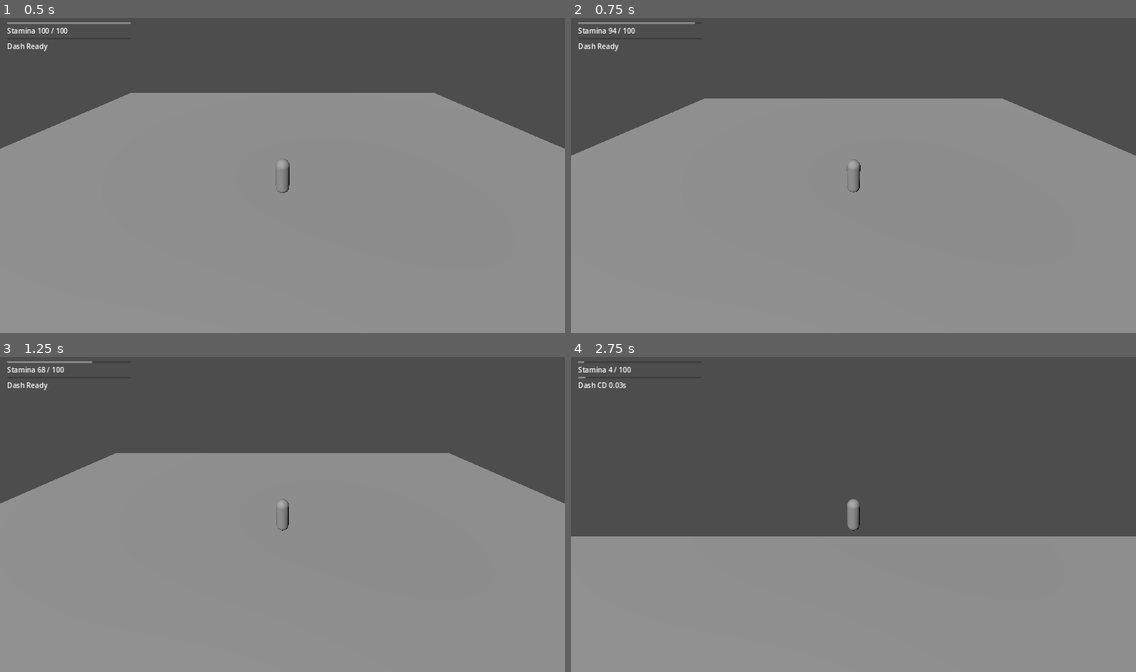
Above: before the commit, frames 1-4 (two rows, left to right).
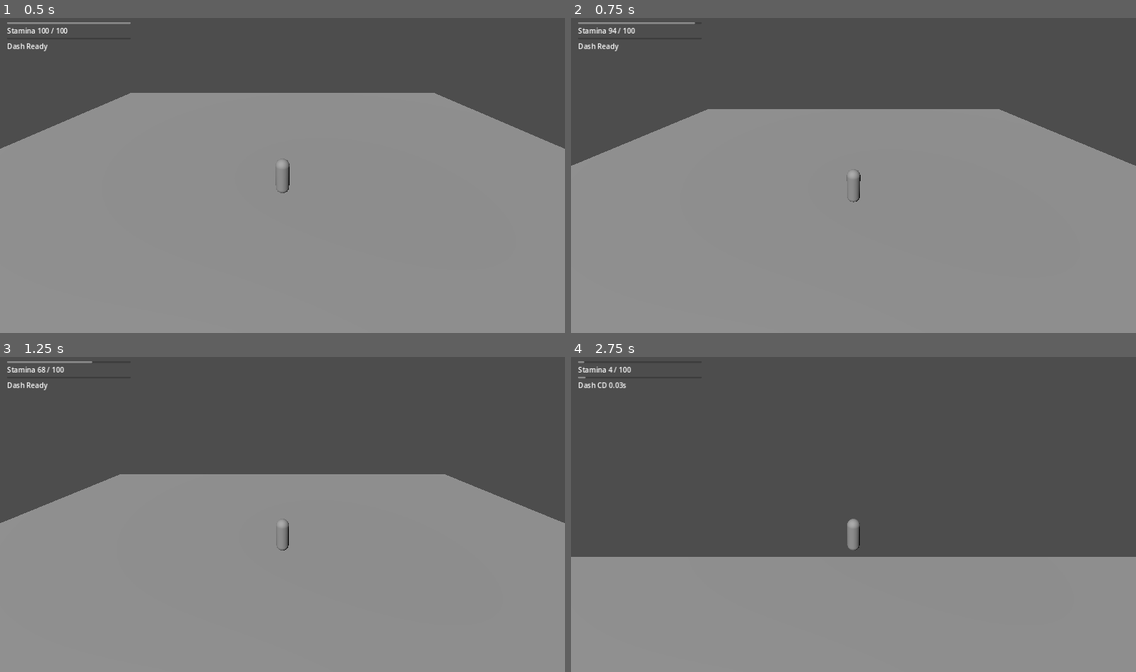
Above: after the commit, the same moments.

Repository: thegoatleroyjenkins/arpg-game
Game: Godot game, scene res://prototype3d/main_3d.tscn
Two runs of this game, one before a commit and one after it. Both use one fixed random seed, a clock stepped at 60 frames per second and the inputs below. This scene is started directly instead of the project's main scene.
Inputs (mouse positions are in pixels of both pictures, inside the frame that each line leads up to):
- Up to frame 1 (0.5 s): no input
- Up to frame 2 (0.75 s): tap Enter (ui_accept) at 0.5 s; move the mouse to (881, 172) at 0.52 s; hold W (move_up) from 0.53 s (still down); hold Shift (sprint) from 0.53 s (still down)
- Up to frame 3 (1.25 s): keep holding W (move_up); keep holding Shift (sprint); tap Space (jump) at 0.77 s
- Up to frame 4 (2.75 s): keep holding W (move_up); move the mouse to (825, 514) at 1.27 s; release Shift (sprint) at 1.28 s; click (825, 514) at 1.35 s; tap Space (jump) at 1.52 s; tap Shift (sprint) at 1.55 s; move the mouse to (864, 508) at 2.02 s; hold Shift (sprint) from 2.03 s (still down); tap Q (dash) at 2.1 s

Frame 1 is identical in both runs. In frame 2, 3.5% of the frame differs, in the area x 0-100%, y 25-59%; in frame 3, 6.9%, in the area x 0-100%, y 30-62%; in frame 4, 6.6%.

Commit message:
Add data-driven velocity look-ahead camera for 3D prototype

Diff:
--- a/prototype3d/default_player_tuning_3d.tres
+++ b/prototype3d/default_player_tuning_3d.tres
@@ -38,3 +38,5 @@
 camera_fov_speed_bonus = 5.5
 camera_fov_dash_bonus = 3.0
 camera_fov_smooth = 10.0
+camera_look_ahead_distance = 2.25
+camera_look_ahead_smooth = 8.0
--- a/prototype3d/player_3d.gd
+++ b/prototype3d/player_3d.gd
@@ -22,6 +22,7 @@
 var sprint_blend: float = 0.0
 var coyote_time_left: float = 0.0
 var jump_buffer_left: float = 0.0
+var camera_look_ahead: Vector3 = Vector3.ZERO
 
 func _ready() -> void:
 	look_target = global_position
@@ -114,8 +115,8 @@
 		else:
 			_regen_stamina(delta, is_moving)
 
-		var ramp_up := max(0.01, tuning.sprint_ramp_up_per_second)
-		var ramp_down := max(0.01, tuning.sprint_ramp_down_per_second)
+		var ramp_up: float = max(0.01, tuning.sprint_ramp_up_per_second)
+		var ramp_down: float = max(0.01, tuning.sprint_ramp_down_per_second)
 		if is_sprinting:
 			sprint_blend = min(1.0, sprint_blend + ramp_up * delta)
 		else:
@@ -142,10 +143,11 @@
 		var desired_yaw := atan2(-horizontal_vel.x, -horizontal_vel.z)
 		rotation.y = lerp_angle(rotation.y, desired_yaw, deg_to_rad(tuning.turn_speed_degrees_per_second) * delta)
 
-	# Follow camera smoothly with scroll-wheel zoom.
+	# Follow camera smoothly with scroll-wheel zoom and movement-aware look-ahead.
 	var target_cam_pos := global_position + Vector3(0.0, tuning.camera_height, target_camera_distance)
 	pivot.global_position = pivot.global_position.lerp(target_cam_pos, delta * tuning.camera_smooth)
-	camera.look_at(global_position + Vector3(0, 1.0, 0), Vector3.UP)
+	_update_camera_look_ahead(delta)
+	camera.look_at(global_position + Vector3(0, 1.0, 0) + camera_look_ahead, Vector3.UP)
 	_update_camera_fov(delta)
 
 func _is_jump_just_pressed() -> bool:
@@ -179,6 +181,17 @@
 	var target_fov := tuning.camera_base_fov + tuning.camera_fov_speed_bonus * speed_ratio + dash_bonus
 	camera.fov = lerpf(camera.fov, target_fov, clamp(delta * tuning.camera_fov_smooth, 0.0, 1.0))
 
+func _update_camera_look_ahead(delta: float) -> void:
+	var horizontal_velocity := Vector3(velocity.x, 0.0, velocity.z)
+	var target_look_ahead := Vector3.ZERO
+	if horizontal_velocity.length() > 0.01 and tuning.camera_look_ahead_distance > 0.0:
+		var speed_denominator: float = tuning.move_speed * max(1.0, tuning.sprint_multiplier)
+		var speed_ratio: float = 0.0
+		if speed_denominator > 0.01:
+			speed_ratio = clamp(horizontal_velocity.length() / speed_denominator, 0.0, 1.0)
+		target_look_ahead = horizontal_velocity.normalized() * tuning.camera_look_ahead_distance * speed_ratio
+	camera_look_ahead = camera_look_ahead.lerp(target_look_ahead, clamp(delta * tuning.camera_look_ahead_smooth, 0.0, 1.0))
+
 func _adjust_camera_zoom(amount: float) -> void:
 	target_camera_distance = clamp(
 		target_camera_distance + amount,
--- a/prototype3d/player_tuning_3d.gd
+++ b/prototype3d/player_tuning_3d.gd
@@ -49,3 +49,5 @@
 @export var camera_fov_speed_bonus: float = 5.5
 @export var camera_fov_dash_bonus: float = 3.0
 @export var camera_fov_smooth: float = 10.0
+@export var camera_look_ahead_distance: float = 2.25
+@export var camera_look_ahead_smooth: float = 8.0
Not shown, changed: README.md
